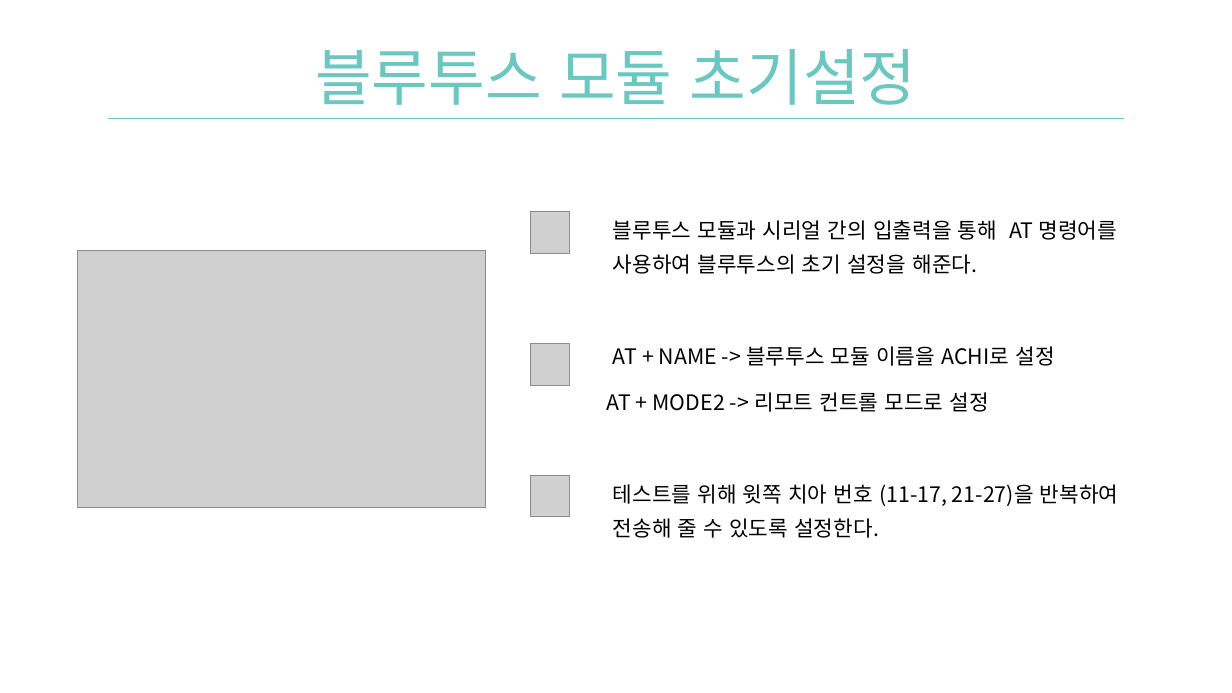
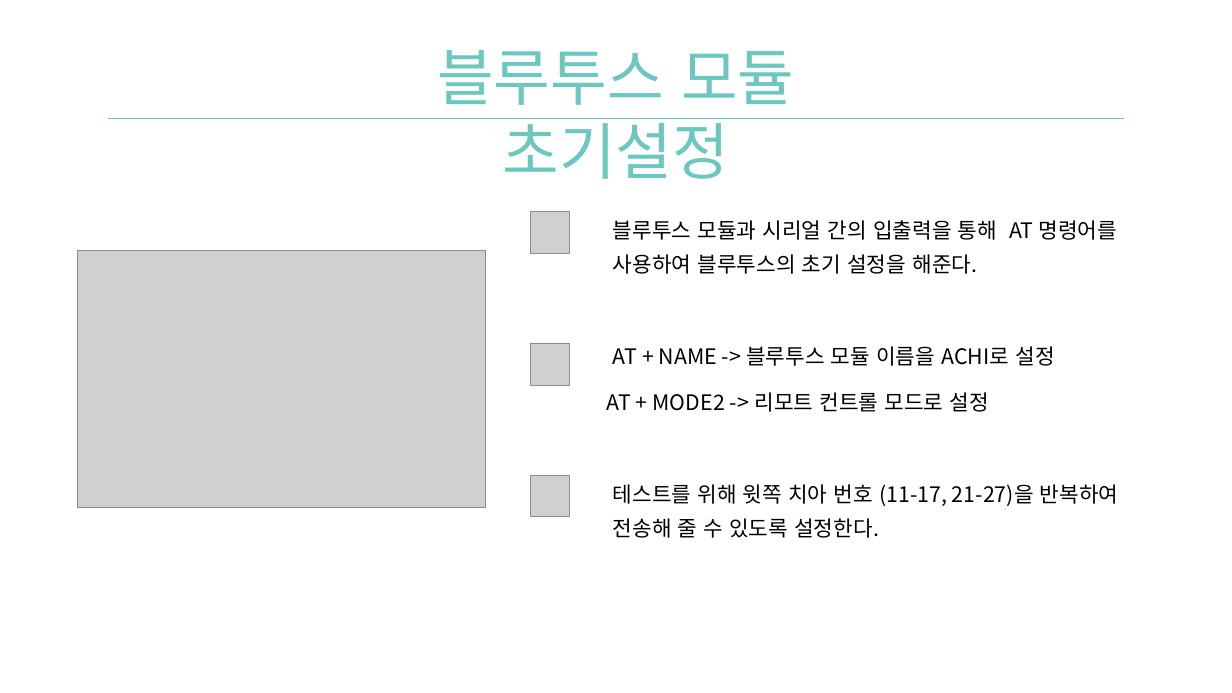
Before and after one commit to Team-Achi/Docs, a slide deck: slide 9 of PPT/캡스톤디자인_9주차_중간데모_발표자료_5조.pptx. Drawn at 1232x693 pixels with LibreOffice and Linux fonts; fonts in the diff are those of the drawing; grey boxes stand for pictures; background and template pictures are left out. Boxes give left, top, right and bottom in pixels: in the first picture for what was removed or moved away, otherwise in the second. Text is boxed around its words. In the diff, an @@ line names an element or a change of style, - is before the commit and + after.

```diff
--- a/PPT/캡스톤디자인_9주차_중간데모_발표자료_5조.pptx
+++ b/PPT/캡스톤디자인_9주차_중간데모_발표자료_5조.pptx
@@ text "블루투스 모듈 초기설정": place and size @@
-text "블루투스 모듈 초기설정" at [315, 49, 917, 105]
+text "블루투스 모듈 초기설정" at [437, 50, 794, 179]
@@ text "블루투스 모듈 초기설정" at [437, 50, 794, 179]: font Arial Narrow to Noto Sans CJK KR @@
```
Also in this commit, not shown: 12 other slides changed.
